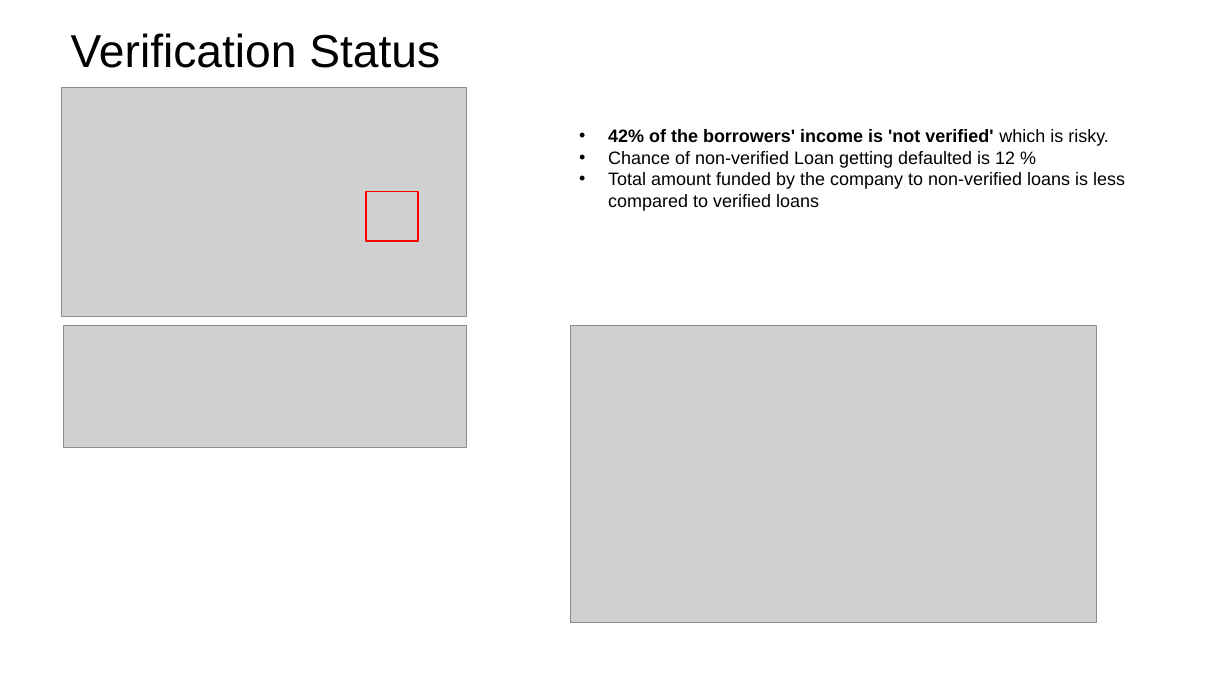
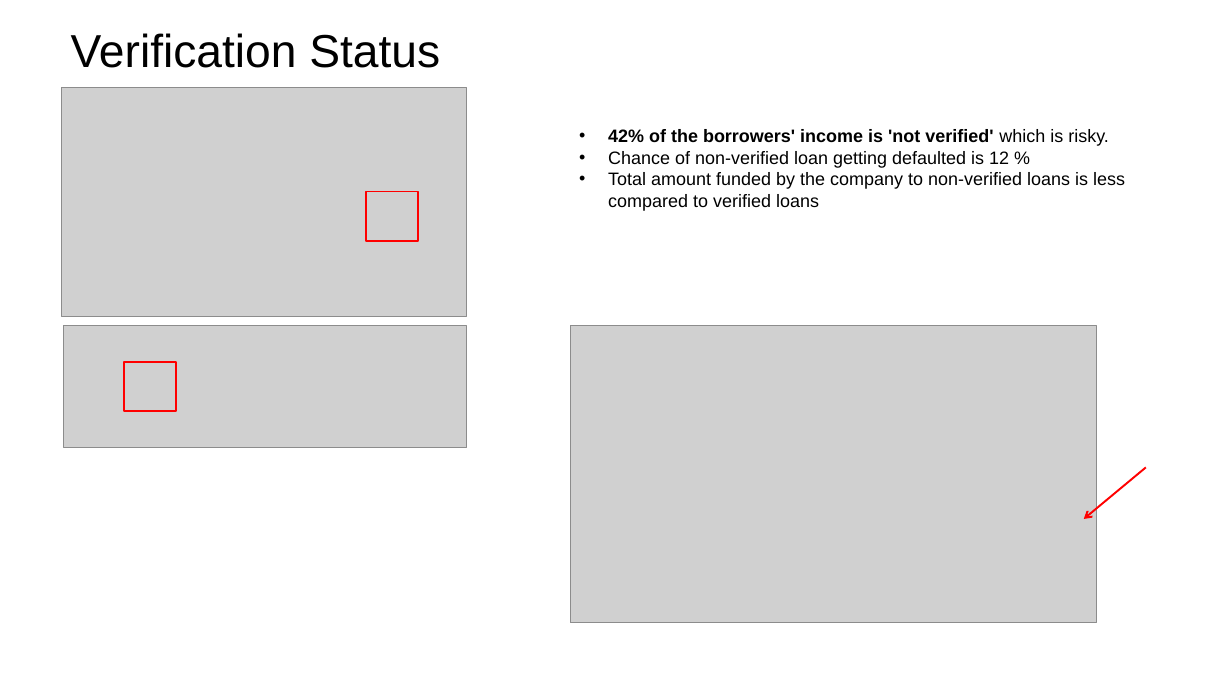
Before and after one commit to irish-luong/LandingClubCaseStudy, a slide deck: slide 10 of lending_club_case_study.pptx. Drawn at 1232x693 pixels with LibreOffice and Linux fonts; fonts in the diff are those of the drawing; grey boxes stand for pictures; background and template pictures are left out. Boxes give left, top, right and bottom in pixels: in the first picture for what was removed or moved away, otherwise in the second. Text is boxed around its words. In the diff, an @@ line names an element or a change of style, - is before the commit and + after.

```diff
--- a/lending_club_case_study.pptx
+++ b/lending_club_case_study.pptx
@@ text at (608,151,1009,168): text changed @@
-• Chance of non-verified Loan getting defaulted is 12 %
+• Chance of non-verified loan getting defaulted is 12 %
@@ rectangle added at (125,362,177,411), outline #FF0000 1.5 pt @@
@@ arrow added from (1146, 468) to (1084, 519), #FF0000 1.5 pt @@
```
Also in this commit, not shown: 10 other slides changed.
